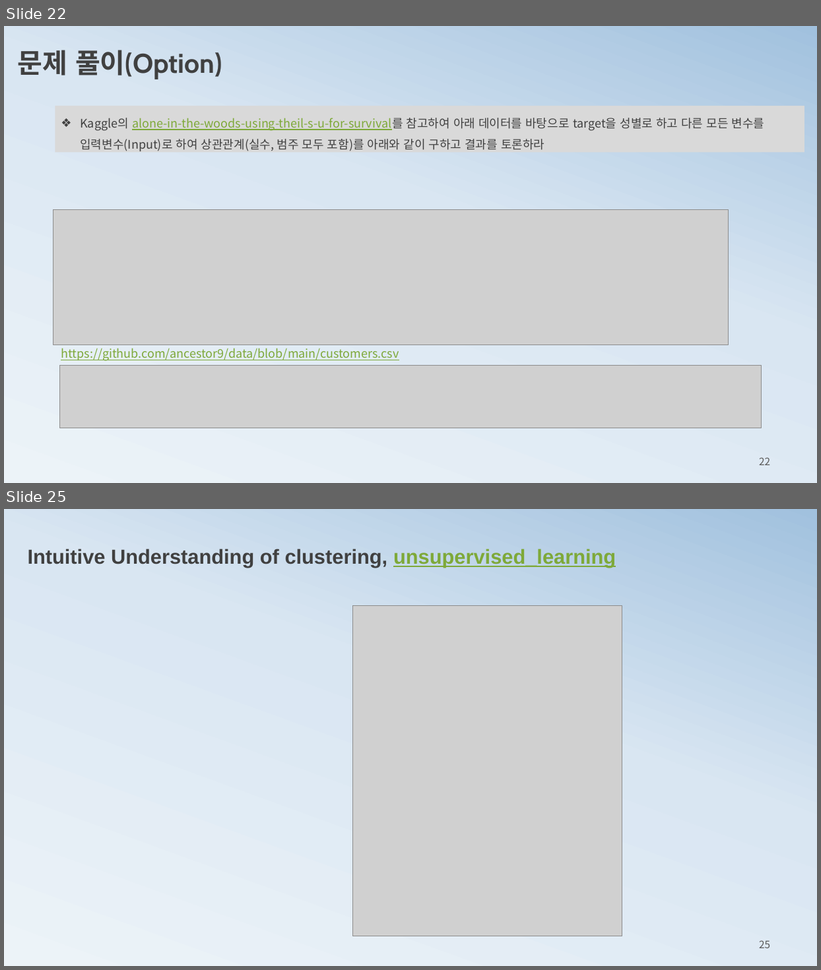
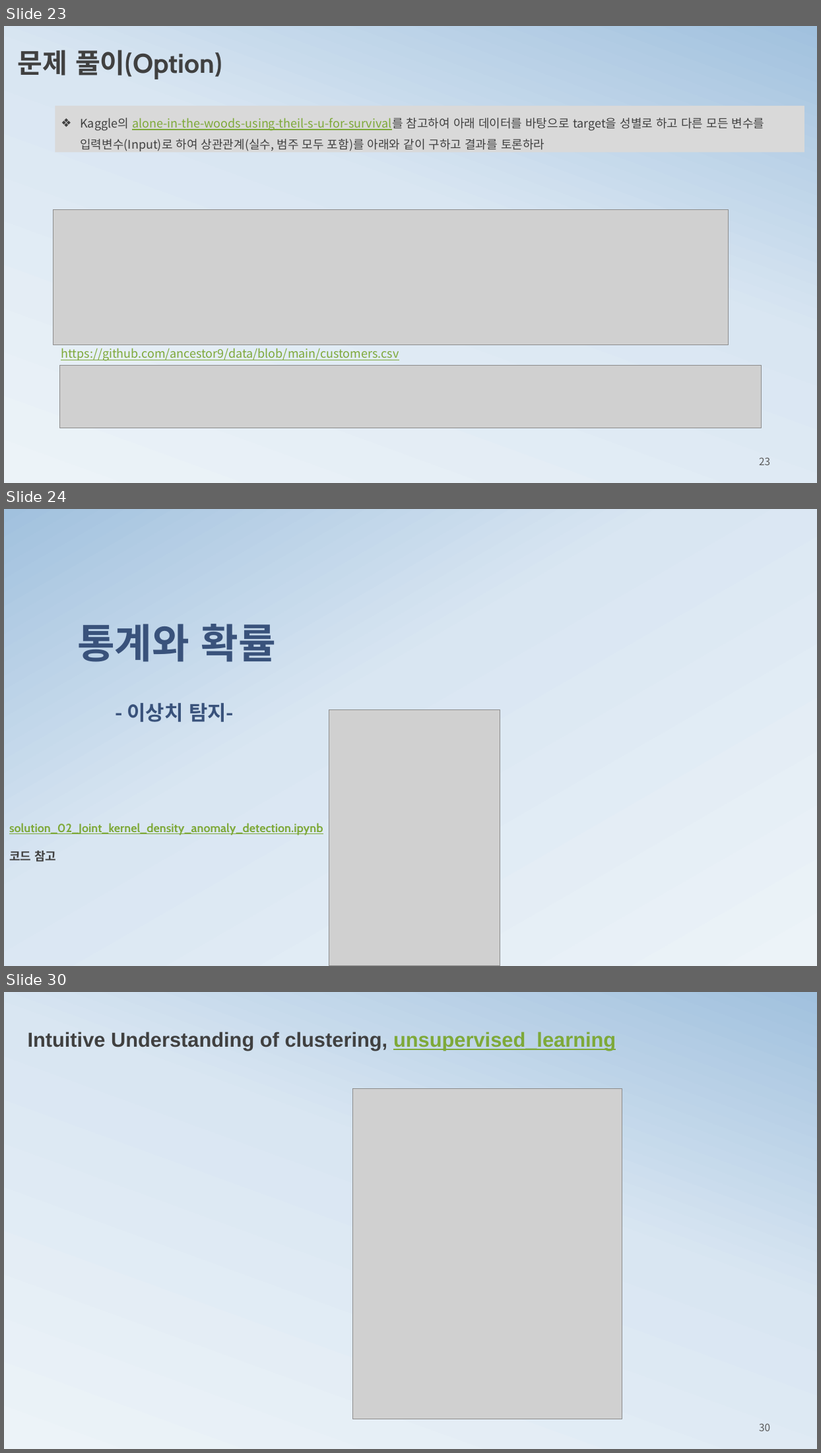
Before and after one commit to ancestor9/mathematics-for-machine-learning, a slide deck: 2_histogram2probability.pptx. Shown one above the other, each under a label of ours: slides 22 and 25 before the commit, slides 23, 24 and 30 after it; the slides between them are not shown. The pictures are 821x970 and 821x1453 pixels, drawn with LibreOffice and Linux fonts; fonts in the diff are those of the drawing; grey boxes stand for pictures; background and template pictures are left out. Boxes give left, top, right and bottom in pixels: in the first picture for what was removed or moved away, otherwise in the second. Text is boxed around its words. In the diff, an @@ line names an element or a change of style, - is before the commit and + after.

```diff
--- a/2_histogram2probability.pptx
+++ b/2_histogram2probability.pptx
@@ slide 24 added at (4,509,817,966), background gradient #ECF3F8 to #D9E6F2 to #A1C1DE @@
@@ title added at (77,624,276,722), 24 pt, text #39527B, bold @@
+통계와 확률
+- 이상치 탐지-
@@ picture added at (329,710,500,966) @@
@@ text added at (9,823,323,862), 14 pt, text #7EA939, bold, underline @@
+solution_02_Joint_kernel_density_anomaly_detection.ipynb
+코드 참고
@@ what was slide 22 is now slide 23 @@
@@ page number at (759,458,770,466): text changed @@
-22
+23
@@ what was slide 25 is now slide 30 @@
@@ page number at (759,1424,770,1432): text changed @@
-25
+30
```
Also in this commit, not shown: 3 slides changed, 5 other slides added, 1 slide removed.
